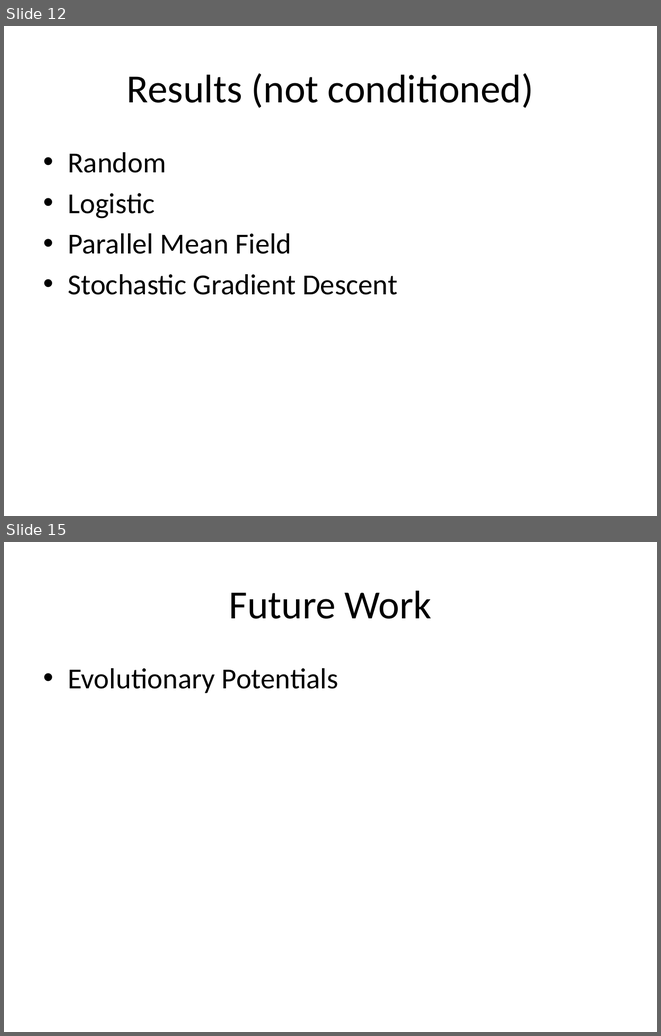
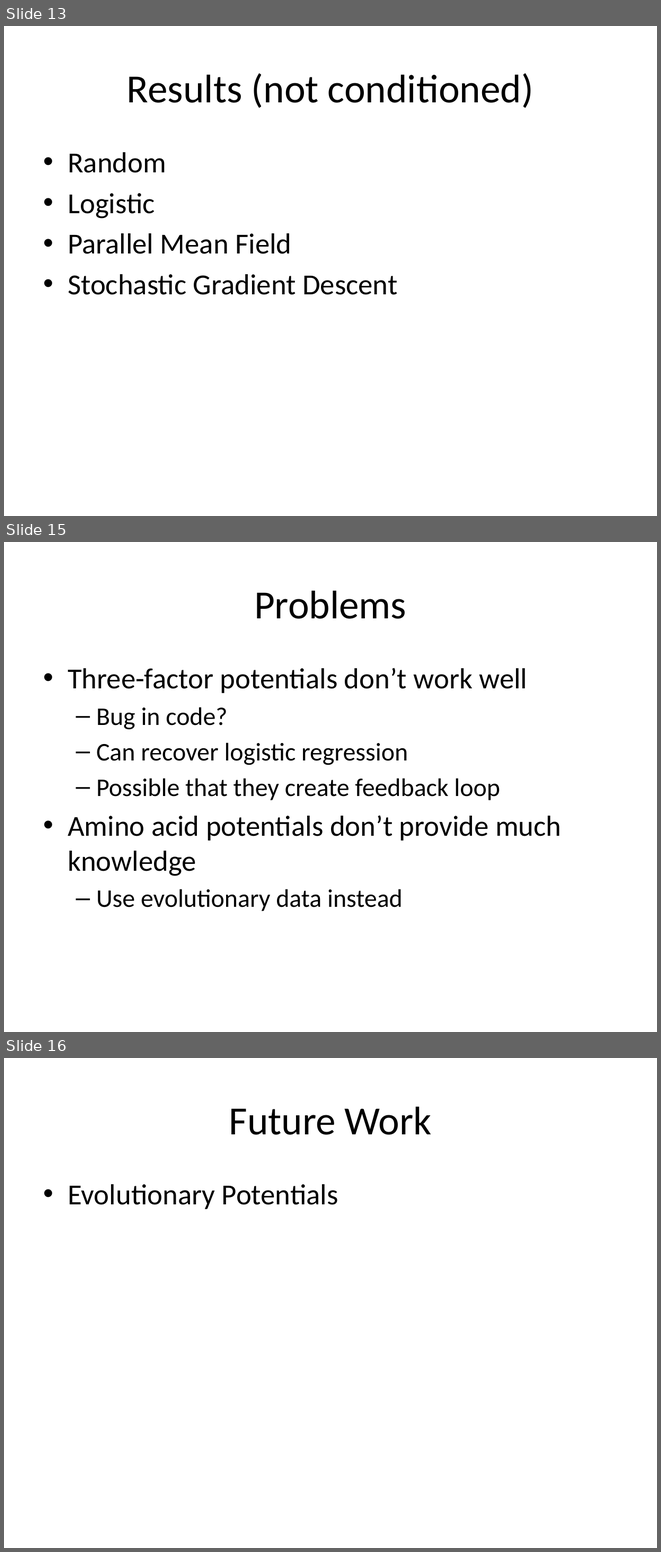
Before and after one commit to edwardclem/protein-graph-structure-learning, a slide deck: docs/presentation.pptx. Shown one above the other, each under a label of ours: slides 12 and 15 before the commit, slides 13, 15 and 16 after it; the slides between them are not shown. The pictures are 661x1036 and 661x1552 pixels, drawn with LibreOffice and Linux fonts; fonts in the diff are those of the drawing. Boxes give left, top, right and bottom in pixels: in the first picture for what was removed or moved away, otherwise in the second. Text is boxed around its words. In the diff, an @@ line names an element or a change of style, - is before the commit and + after.

```diff
--- a/docs/presentation.pptx
+++ b/docs/presentation.pptx
@@ slide 15 added at (4, 542, 657, 1032), background #FFFFFF @@
@@ title added at (254, 590, 406, 619), 44 pt, text #000000 @@
+Problems
@@ text added at (68, 668, 561, 911), 28 pt, text #000000 @@
+• Three-factor potentials don’t work well
+  – Bug in code?
+  – Can recover logistic regression
+  – Possible that they create feedback loop
+• Amino acid potentials don’t provide much knowledge
+  – Use evolutionary data instead
@@ what was slide 12 is now slide 13 @@
@@ what was slide 15 is now slide 16 @@
```
Also in this commit, not shown: 2 slides changed, 1 other slide added, 1 slide removed.
